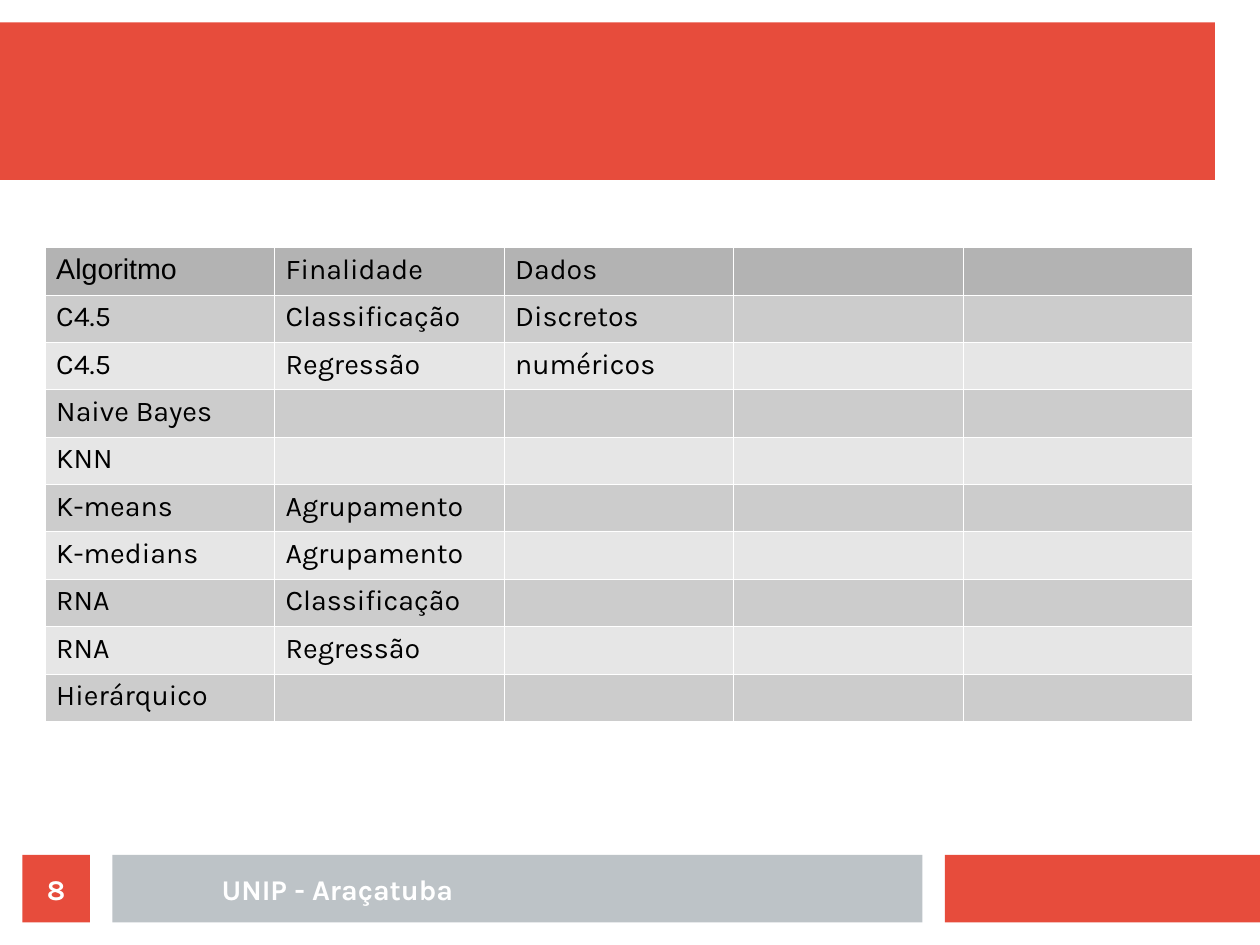
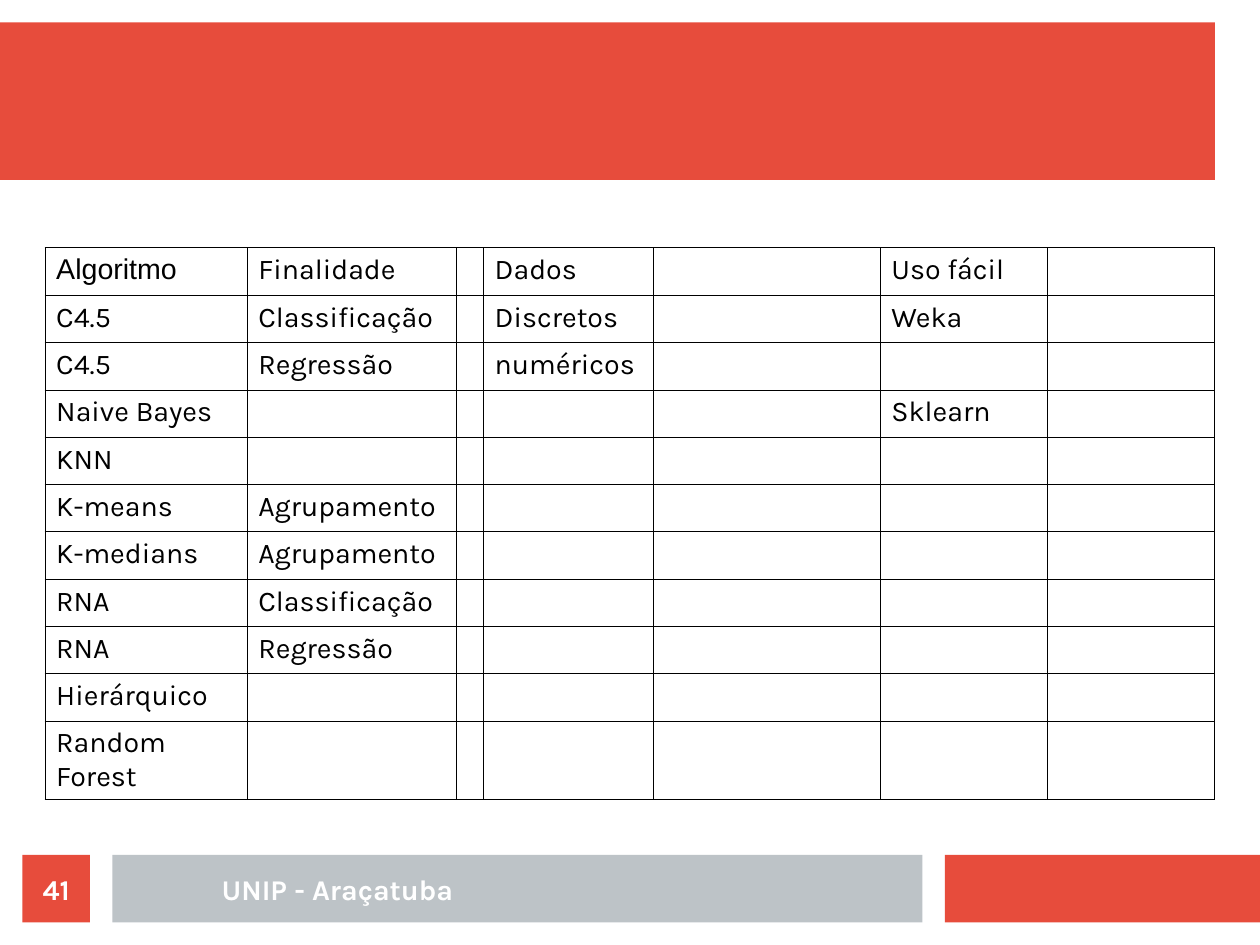
Before and after one commit to rafaelstojoao/pos-unip, a slide deck: slide 41 of [2020][modulo][Machine_Learning]/[aula]03[outrosAlgoritmos].odp (slide 8 before the commit). Drawn at 1260x945 pixels with LibreOffice and Linux fonts; fonts in the diff are those of the drawing. Boxes give left, top, right and bottom in pixels: in the first picture for what was removed or moved away, otherwise in the second. Text is boxed around its words. In the diff, an @@ line names an element or a change of style, - is before the commit and + after.

```diff
--- a/[2020][modulo][Machine_Learning]/[aula]03[outrosAlgoritmos].odp
+++ b/[2020][modulo][Machine_Learning]/[aula]03[outrosAlgoritmos].odp
@@ table at box(45, 248, 1214, 797) @@
-Algoritmo | Finalidade | Dados |  | 
-C4.5 | Classificação | Discretos |  | 
-C4.5 | Regressão | numéricos |  | 
-Naive Bayes |  |  |  | 
-KNN |  |  |  | 
-K-means | Agrupamento |  |  | 
-K-medians | Agrupamento |  |  | 
-RNA | Classificação |  |  | 
-RNA | Regressão |  |  | 
-Hierárquico |  |  |  | 
+Algoritmo | Finalidade |  | Dados |  | Uso fácil | 
+C4.5 | Classificação |  | Discretos |  | Weka | 
+C4.5 | Regressão |  | numéricos |  |  | 
+Naive Bayes |  |  |  |  | Sklearn | 
+KNN |  |  |  |  |  | 
+K-means | Agrupamento |  |  |  |  | 
+K-medians | Agrupamento |  |  |  |  | 
+RNA | Classificação |  |  |  |  | 
+RNA | Regressão |  |  |  |  | 
+Hierárquico |  |  |  |  |  | 
+Random Forest |  |  |  |  |  | 
@@ table: place and size @@
-table at box(45, 248, 1194, 721)
+table at box(45, 248, 1214, 797)
@@ page number at box(43, 881, 70, 900): text changed @@
-8
+41
```
Also in this commit, not shown: 15 other slides changed, 31 slides added, 34 slides removed, 11 other files.
